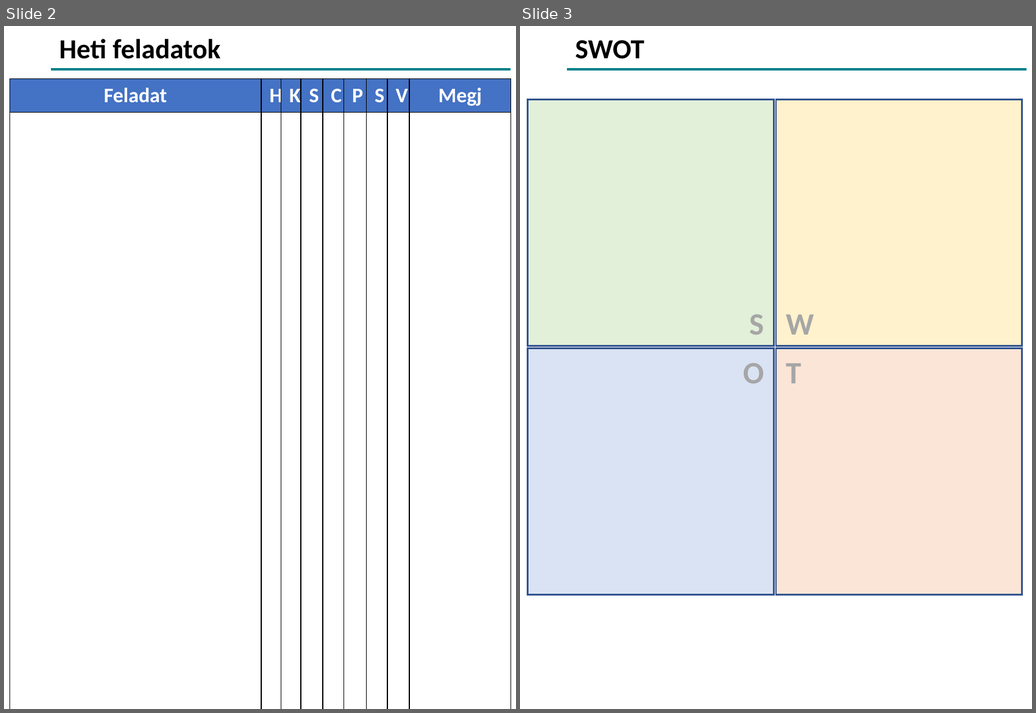
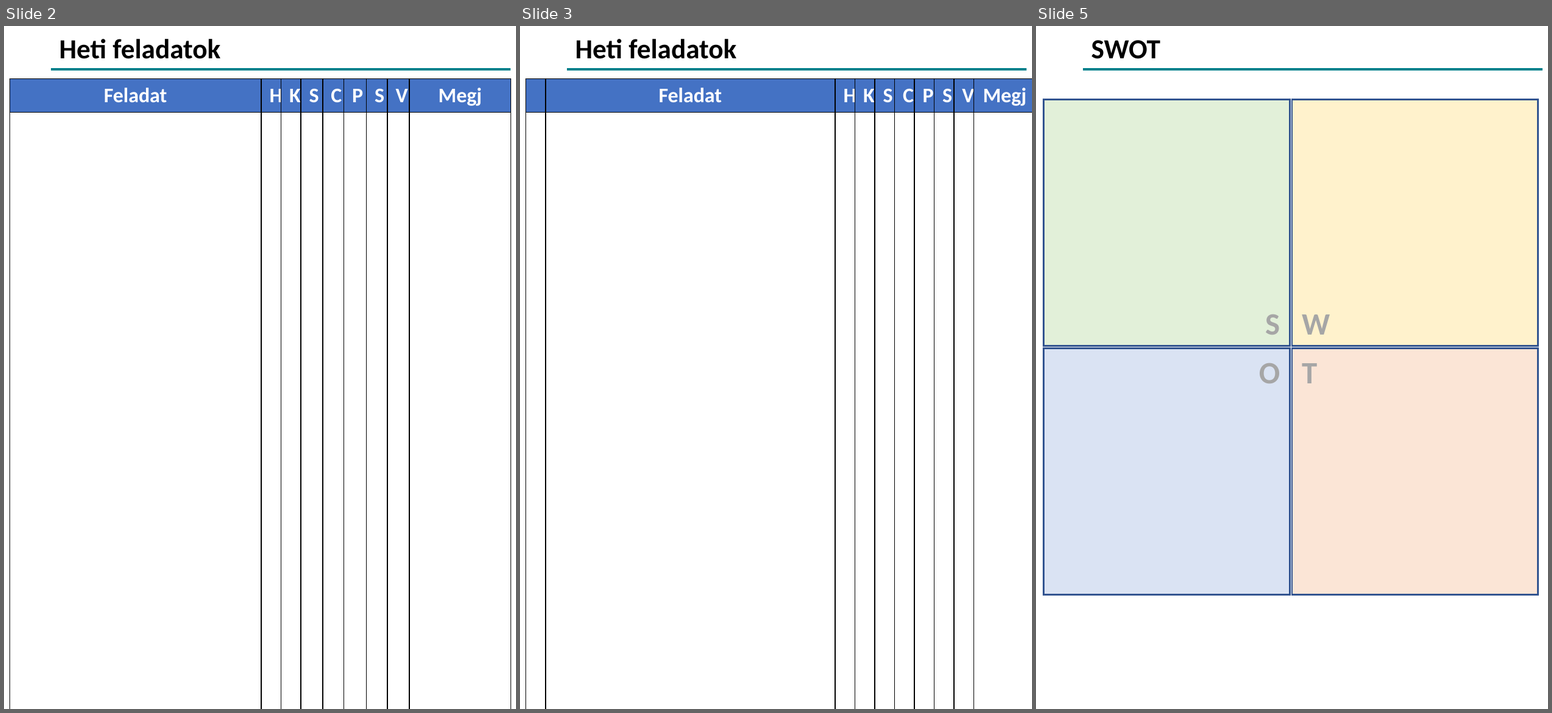
Before and after one commit to devilinside71/Onyx-Boox-Air-2-Plus-Templates, a slide deck: EI_Basics.pptx. Shown side by side, each under a label of ours: slides 2 and 3 before the commit, slides 2, 3 and 5 after it; the slides between them are not shown. The pictures are 1036x713 and 1552x713 pixels, drawn with LibreOffice and Linux fonts; fonts in the diff are those of the drawing; background and template pictures are left out. Boxes give left, top, right and bottom in pixels: in the first picture for what was removed or moved away, otherwise in the second. Text is boxed around its words. In the diff, an @@ line names an element or a change of style, - is before the commit and + after.

```diff
--- a/EI_Basics.pptx
+++ b/EI_Basics.pptx
@@ slide 3 added at (x1=520, y1=26, x2=1032, y2=709), background #FFFFFF; not listed: 1 template element that a slide beside it also shows @@
@@ title added at (x1=576, y1=39, x2=737, y2=59), 24 pt, text #000000, bold @@
+Heti feladatok
@@ table added at (x1=525, y1=79, x2=1030, y2=705), 2 rows, 10 columns @@
+ | Feladat | H | K | S | C | P | S | V | Megj
+ |  |  |  |  |  |  |  |  | 
@@ what was slide 3 is now slide 5 @@
```
Also in this commit, not shown: 1 other slide added, 2 other files.
